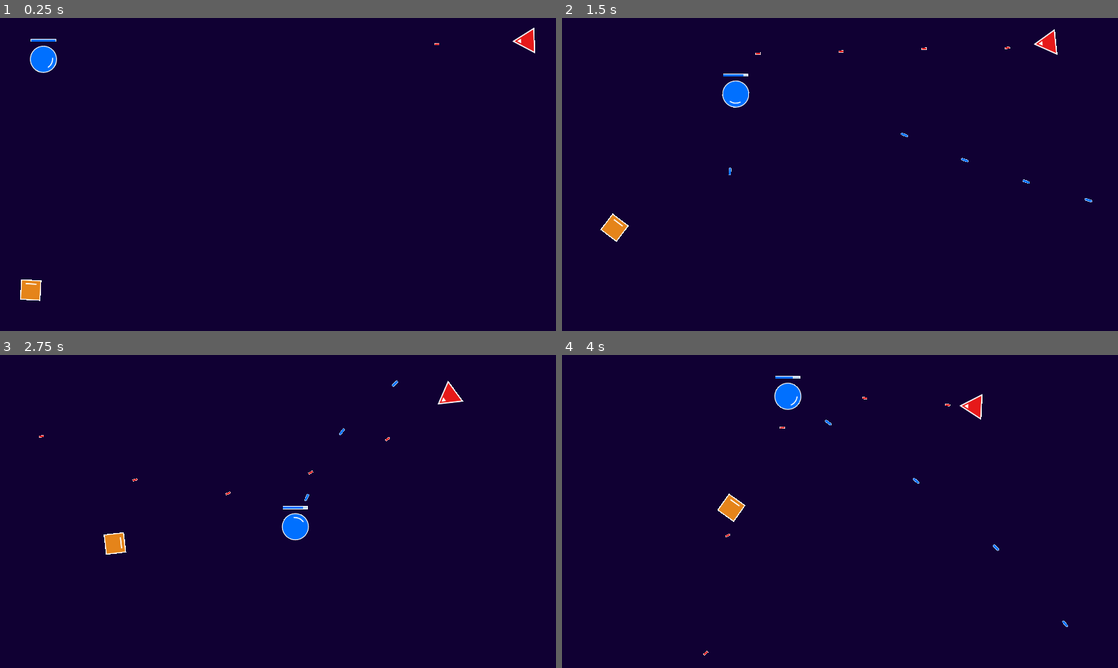
Above: before the commit, frames 1-4 (two rows, left to right).
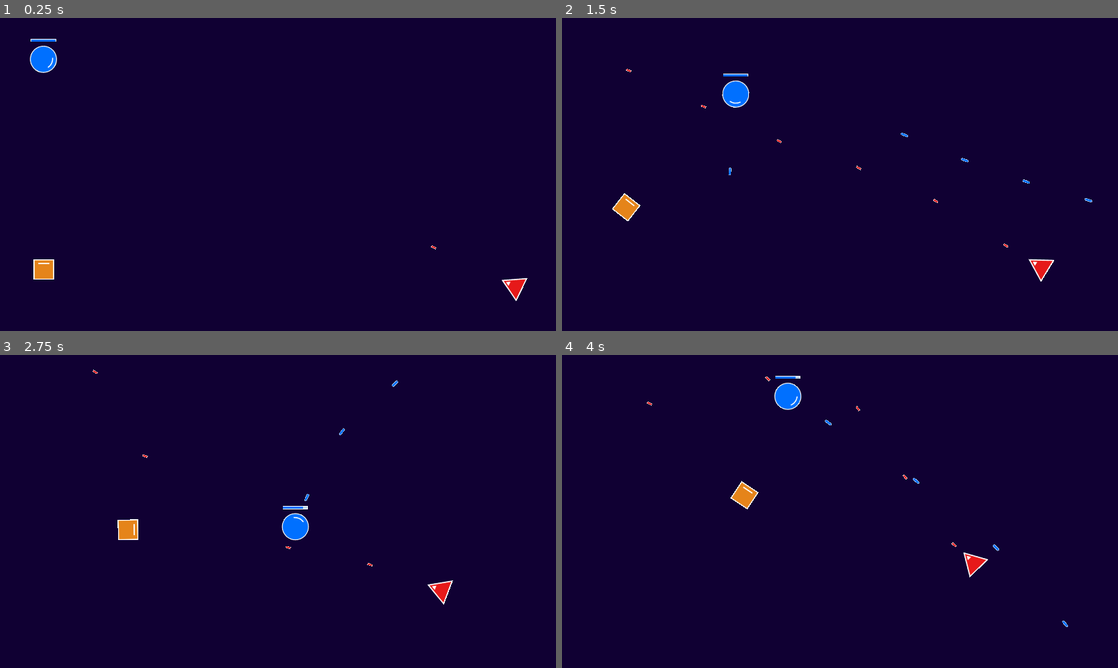
Above: after the commit, the same moments.

Repository: eduardojunio/arena-blaster
Game: Godot game, scene res://scenes/main.tscn
Same seed, same stepped clock (60 frames per second), same inputs: the game is played once before the commit and once after it.
Inputs (mouse positions are in pixels of both pictures, inside the frame that each line leads up to):
- Up to frame 1 (0.25 s): no input
- Up to frame 2 (1.5 s): move the mouse to (962, 158) at 0.52 s; press the mouse at (962, 158) at 0.53 s; hold D (right) 0.53-1.28 s; move the mouse to (728, 190) at 1.27 s; release the mouse at (728, 190) at 1.28 s; hold Down (down) from 1.28 s (still down); click (728, 190) at 1.35 s
- Up to frame 3 (2.75 s): move the mouse to (333, 442) at 2.02 s; release Down (down) at 2.03 s; press the mouse at (333, 442) at 2.03 s; hold D (right) from 2.03 s (still down)
- Up to frame 4 (4 s): move the mouse to (812, 574) at 2.77 s; release D (right) at 2.78 s; release the mouse at (812, 574) at 2.78 s; hold Up (up) 2.78-3.53 s; click (812, 574) at 2.85 s; move the mouse to (1006, 558) at 3.52 s; press the mouse at (1006, 558) at 3.53 s; hold Left (left) from 3.53 s (still down)

The runs differ from the first frame. In frame 1, 0.8% of the frame differs, in the area x 3-97%, y 3-91%; in frame 2, 0.9%, in the area x 6-90%, y 3-85%; in frame 3, 0.9%; in frame 4, 0.9%.

Commit message:
Add collision detection

Diff:
--- /dev/null
+++ b/scenes/components/flashing-component.tscn
@@ -0,0 +1,11 @@
+[gd_scene load_steps=2 format=3 uid="uid://dbt2qcvqvyff8"]
+
+[ext_resource type="Script" path="res://scripts/components/flashing-component.gd" id="1_2cgno"]
+
+[node name="FlashingComponent" type="Node2D"]
+script = ExtResource("1_2cgno")
+metadata/_edit_group_ = true
+
+[node name="FlashingDuration" type="Timer" parent="."]
+
+[node name="FlashingInterval" type="Timer" parent="."]
--- a/scenes/enemy-basic.tscn
+++ b/scenes/enemy-basic.tscn
@@ -6,6 +6,7 @@
 [ext_resource type="PackedScene" uid="uid://rnwrnv8h0am4" path="res://scenes/components/movement-component.tscn" id="3_nwedh"]
 [ext_resource type="PackedScene" uid="uid://b7170ru2o1iyl" path="res://scenes/components/rotation-component.tscn" id="4_52yuc"]
 [ext_resource type="PackedScene" uid="uid://dtutrbhh0xifp" path="res://scenes/components/health-component.tscn" id="6_2oxf0"]
+[ext_resource type="PackedScene" uid="uid://dbt2qcvqvyff8" path="res://scenes/components/flashing-component.tscn" id="7_kx25e"]
 
 [sub_resource type="RectangleShape2D" id="RectangleShape2D_vx32u"]
 size = Vector2(46, 46)
@@ -39,4 +40,5 @@
 max_health = 50
 current_health = 50
 
-[connection signal="on_damage" from="HealthComponent" to="." method="_on_damage"]
+[node name="FlashingComponent" parent="." node_paths=PackedStringArray("target") instance=ExtResource("7_kx25e")]
+target = NodePath("../Sprite")
--- a/scenes/enemy-shooter.tscn
+++ b/scenes/enemy-shooter.tscn
@@ -8,12 +8,13 @@
 [ext_resource type="PackedScene" uid="uid://fnfal0bsc3w5" path="res://scenes/components/shoot-component.tscn" id="6_02jas"]
 [ext_resource type="PackedScene" uid="uid://b7170ru2o1iyl" path="res://scenes/components/rotation-component.tscn" id="6_hg4rb"]
 [ext_resource type="PackedScene" uid="uid://dtutrbhh0xifp" path="res://scenes/components/health-component.tscn" id="8_f5hhm"]
+[ext_resource type="PackedScene" uid="uid://dbt2qcvqvyff8" path="res://scenes/components/flashing-component.tscn" id="9_vb14y"]
 
 [node name="EnemyShooter" type="CharacterBody2D"]
 script = ExtResource("1_g0csa")
 metadata/_edit_group_ = true
 
-[node name="Sprite2D" type="Sprite2D" parent="."]
+[node name="Sprite" type="Sprite2D" parent="."]
 texture = ExtResource("1_w1lew")
 
 [node name="CollisionPolygon2D" type="CollisionPolygon2D" parent="."]
@@ -30,13 +31,8 @@
 [node name="EnemyInputComponent" parent="." node_paths=PackedStringArray("enemy") instance=ExtResource("5_wn4ab")]
 enemy = NodePath("..")
 
-[node name="RotationComponent" parent="." node_paths=PackedStringArray("target", "input_component") instance=ExtResource("6_hg4rb")]
-target = NodePath("..")
-input_component = NodePath("../EnemyInputComponent")
-smooth = true
-
 [node name="ShootComponent" parent="." node_paths=PackedStringArray("target", "input_component") instance=ExtResource("6_02jas")]
-target = NodePath("../Sprite2D")
+target = NodePath("../Sprite")
 input_component = NodePath("../EnemyInputComponent")
 cooldown_time = 0.25
 bullet = ExtResource("2_1d5b1")
@@ -46,4 +42,10 @@
 max_health = 30
 current_health = 30
 
-[connection signal="on_damage" from="HealthComponent" to="." method="_on_damage"]
+[node name="FlashingComponent" parent="." node_paths=PackedStringArray("target") instance=ExtResource("9_vb14y")]
+target = NodePath("../Sprite")
+
+[node name="RotationComponent" parent="." node_paths=PackedStringArray("target", "input_component") instance=ExtResource("6_hg4rb")]
+target = NodePath("..")
+input_component = NodePath("../EnemyInputComponent")
+smooth = true
--- a/scenes/main.tscn
+++ b/scenes/main.tscn
@@ -14,10 +14,10 @@
 [node name="Player" parent="." instance=ExtResource("3_ry26l")]
 position = Vector2(100, 95)
 
-[node name="EnemyShooter" parent="." node_paths=PackedStringArray("player") instance=ExtResource("4_018i8")]
-position = Vector2(1224, 52)
+[node name="EnemyBasic" parent="." node_paths=PackedStringArray("player") instance=ExtResource("4_28nub")]
+position = Vector2(101, 610)
 player = NodePath("../Player")
 
-[node name="EnemyBasic" parent="." node_paths=PackedStringArray("player") instance=ExtResource("4_28nub")]
-position = Vector2(69, 657)
+[node name="EnemyShooter" parent="." node_paths=PackedStringArray("player") instance=ExtResource("4_018i8")]
+position = Vector2(1195, 622)
 player = NodePath("../Player")
--- a/scenes/player.tscn
+++ b/scenes/player.tscn
@@ -13,11 +13,8 @@
 [sub_resource type="CircleShape2D" id="CircleShape2D_vlg8r"]
 radius = 31.0
 
-[node name="Player" type="CharacterBody2D" node_paths=PackedStringArray("sprite", "health_bar", "health_component")]
+[node name="Player" type="CharacterBody2D"]
 script = ExtResource("2_djfmq")
-sprite = NodePath("Sprite")
-health_bar = NodePath("HealthBar")
-health_component = NodePath("HealthComponent")
 metadata/_edit_group_ = true
 
 [node name="HealthBar" parent="." instance=ExtResource("3_b61oy")]
@@ -51,5 +48,3 @@
 bullet = ExtResource("2_uclsc")
 
 [node name="HealthComponent" parent="." instance=ExtResource("9_uf05b")]
-
-[connection signal="on_damage" from="HealthComponent" to="." method="_on_damage"]
--- /dev/null
+++ b/scripts/components/flashing-component.gd
@@ -0,0 +1,24 @@
+class_name FlashingComponent extends Node2D
+
+@export var target: Node2D
+
+@onready var flashing_duration = $FlashingDuration
+@onready var flashing_interval = $FlashingInterval
+
+func _ready():
+	flashing_duration.one_shot = true
+	flashing_duration.wait_time = 0.7
+	flashing_duration.timeout.connect(stop_flashing)
+	flashing_interval.wait_time = 0.15
+	flashing_interval.timeout.connect(flash)
+
+func start_flashing():
+	flashing_duration.start()
+	flashing_interval.start()
+
+func flash():
+	target.visible = not target.visible
+
+func stop_flashing():
+	flashing_interval.stop()
+	target.visible = true
--- a/scripts/components/health-component.gd
+++ b/scripts/components/health-component.gd
@@ -8,3 +8,6 @@
 func take_damage(value):
 	current_health = max(current_health - value, 0)
 	on_damage.emit(value, current_health)
+
+func die():
+	take_damage(current_health)
--- a/scripts/components/movement-component.gd
+++ b/scripts/components/movement-component.gd
@@ -1,4 +1,6 @@
 class_name MovementComponent extends Node2D
+
+signal on_collision(collision)
 
 @export var target: CharacterBody2D
 @export var input_component: InputComponent
@@ -12,6 +14,8 @@
 	if not collided or not stop_on_collision:
 		target.velocity = input_component.get_direction() * speed
 		collided = target.move_and_slide()
+		if collided:
+			on_collision.emit(target.get_last_slide_collision())
 		clamp_position()
 
 func clamp_position():
--- a/scripts/enemy.gd
+++ b/scripts/enemy.gd
@@ -1,7 +1,20 @@
-class_name Enemy extends CharacterBody2D
+class_name Enemy extends Node2D
 
 @export var player: Player
 
-func _on_damage(damage, current_health):
+@onready var health_component = $HealthComponent
+@onready var movement_component = $MovementComponent
+
+func _ready():
+	health_component.on_damage.connect(handle_damage)
+	movement_component.on_collision.connect(handle_collision)
+
+func handle_damage(damage, current_health):
 	if current_health == 0:
 		queue_free()
+	elif has_node("FlashingComponent"):
+		$FlashingComponent.start_flashing()
+
+func handle_collision(collision):
+	if collision.get_collider() == player:
+		player.get_node("HealthComponent").die()
--- a/scripts/player.gd
+++ b/scripts/player.gd
@@ -1,10 +1,11 @@
 class_name Player extends Node2D
 
-@export var sprite: Sprite2D
-@export var health_bar: ProgressBar
-@export var health_component: HealthComponent
+@onready var health_bar = $HealthBar
+@onready var health_component = $HealthComponent
+@onready var sprite = $Sprite
 
 func _ready():
+	health_component.on_damage.connect(_on_damage)
 	update_health_bar()
 
 func update_health_bar():
Not shown: 1 places in scenes/enemy-basic.tscn that only renumber resources
Not shown: 1 places in scenes/enemy-shooter.tscn that only renumber resources
